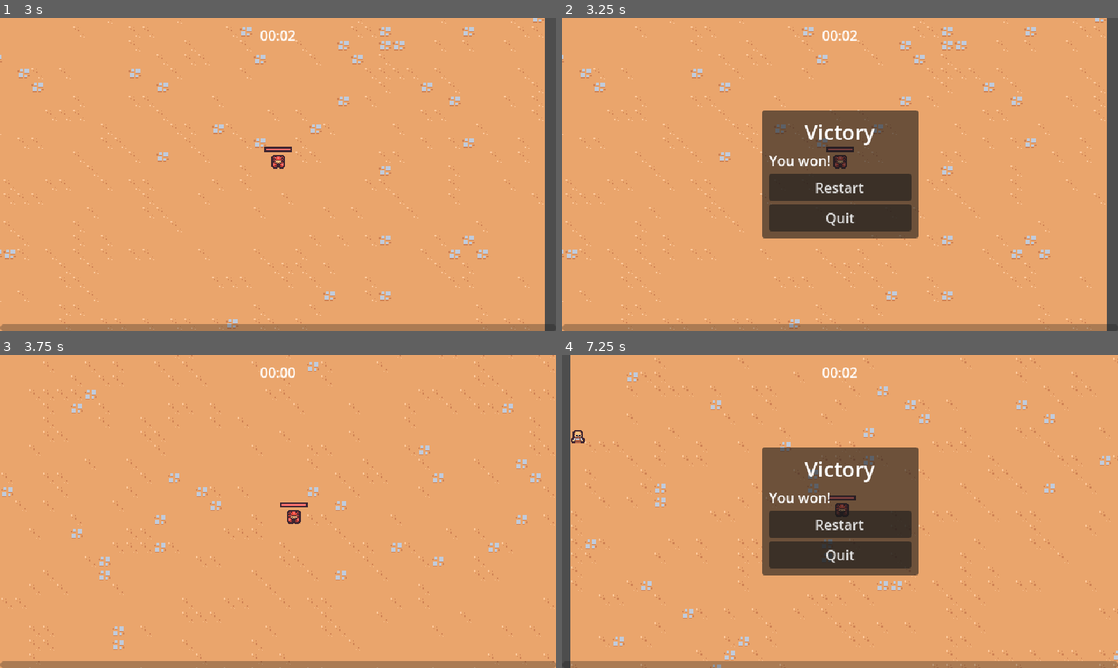
Above: before the commit, frames 1-4 (two rows, left to right).
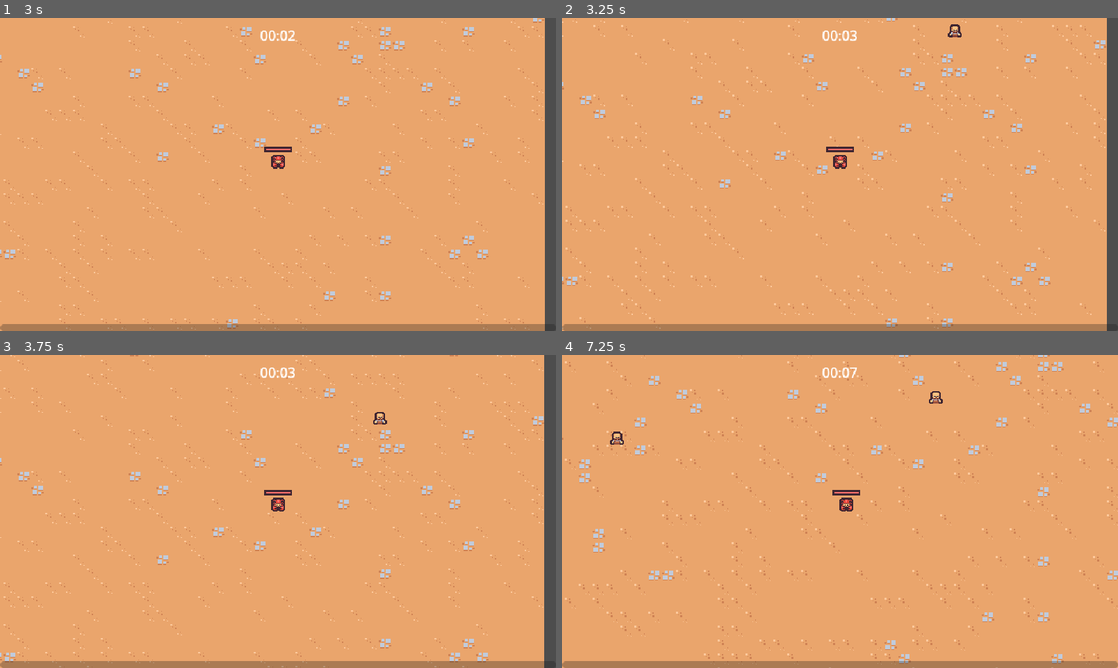
Above: after the commit, the same moments.

Repository: Dommss/2DSurvivorsCourse
Game: Godot game, scene res://scenes/main/main.tscn
Same seed, same stepped clock (60 frames per second), same inputs: the game is played once before the commit and once after it.
Inputs (mouse positions are in pixels of both pictures, inside the frame that each line leads up to):
- Up to frame 1 (3 s): move the mouse to (400, 158) at 0.52 s; press the mouse at (400, 158) at 0.53 s; hold D (move_right) 0.53-1.28 s; move the mouse to (166, 190) at 1.27 s; release the mouse at (166, 190) at 1.28 s; hold S (move_down) 1.28-2.03 s; click (166, 190) at 1.35 s; move the mouse to (333, 105) at 2.02 s; press the mouse at (333, 105) at 2.03 s; hold D (move_right) 2.03-2.78 s; move the mouse to (250, 237) at 2.77 s; release the mouse at (250, 237) at 2.78 s; hold W (move_up) from 2.78 s (still down); click (250, 237) at 2.85 s
- Up to frame 2 (3.25 s): keep holding W (move_up)
- Up to frame 3 (3.75 s): release W (move_up) at 3.5 s; click (278, 524) at 3.5 s, where only the run before the commit has a clickable "Restart"
- Up to frame 4 (7.25 s): move the mouse to (1006, 558) at 4.27 s; press the mouse at (1006, 558) at 4.28 s; hold A (move_left) 4.28-5.78 s; move the mouse to (673, 464) at 5.02 s; release the mouse at (673, 464) at 5.03 s; click (673, 464) at 5.1 s; move the mouse to (867, 511) at 5.77 s; press the mouse at (867, 511) at 5.78 s; hold S (move_down) 5.78-6.53 s; move the mouse to (756, 433) at 6.52 s; release the mouse at (756, 433) at 6.53 s; hold D (move_right) from 6.53 s (still down); click (756, 433) at 6.6 s

Frame 1 is identical in both runs. In frame 2, 15% of the frame differs, in the area x 0-98%, y 0-100%; in frame 3, 6.6%; in frame 4, 17%, in the area x 0-100%, y 0-100%.

Commit message:
creating the end screen

Diff:
--- a/scenes/UI/victory_screen.gd
+++ b/scenes/UI/end_screen.gd
@@ -7,6 +7,11 @@
 	$%QuitButton.pressed.connect(on_quit_button_pressed)
 
 
+func set_defeat():
+	$%TitleLabel.text = "Defeat"
+	$%DescriptionLabel.text = "You lost!"
+
+
 func on_restart_button_pressed():
 	get_tree().paused = false
 	get_tree().change_scene_to_file("res://scenes/main/main.tscn")
--- a/scenes/UI/victory_screen.tscn
+++ b/scenes/UI/end_screen.tscn
@@ -1,10 +1,10 @@
 [gd_scene load_steps=2 format=3 uid="uid://bbu17x8hxx3y5"]
 
-[ext_resource type="Script" path="res://scenes/UI/victory_screen.gd" id="1_qdaox"]
+[ext_resource type="Script" path="res://scenes/UI/end_screen.gd" id="1_qs6tr"]
 
-[node name="VictoryScreen" type="CanvasLayer"]
+[node name="EndScreen" type="CanvasLayer"]
 process_mode = 3
-script = ExtResource("1_qdaox")
+script = ExtResource("1_qs6tr")
 
 [node name="MarginContainer" type="MarginContainer" parent="."]
 anchors_preset = 15
@@ -29,14 +29,16 @@
 [node name="VBoxContainer" type="VBoxContainer" parent="MarginContainer/PanelContainer/MarginContainer"]
 layout_mode = 2
 
-[node name="Label" type="Label" parent="MarginContainer/PanelContainer/MarginContainer/VBoxContainer"]
+[node name="TitleLabel" type="Label" parent="MarginContainer/PanelContainer/MarginContainer/VBoxContainer"]
+unique_name_in_owner = true
 layout_mode = 2
 theme_override_font_sizes/font_size = 24
 text = "Victory"
 horizontal_alignment = 1
 vertical_alignment = 1
 
-[node name="Label2" type="Label" parent="MarginContainer/PanelContainer/MarginContainer/VBoxContainer"]
+[node name="DescriptionLabel" type="Label" parent="MarginContainer/PanelContainer/MarginContainer/VBoxContainer"]
+unique_name_in_owner = true
 layout_mode = 2
 text = "You won!"
 
--- /dev/null
+++ b/scenes/main/main.gd
@@ -0,0 +1,12 @@
+extends Node
+
+@export var end_screen_scene: PackedScene
+
+func _ready():
+	$%Player.health_component.died.connect(on_player_died)
+
+
+func on_player_died():
+	var end_screen_instance = end_screen_scene.instantiate()
+	add_child(end_screen_instance)
+	end_screen_instance.set_defeat()
--- a/scenes/main/main.tscn
+++ b/scenes/main/main.tscn
@@ -1,16 +1,20 @@
-[gd_scene load_steps=10 format=3 uid="uid://br6ltvfygvksh"]
+[gd_scene load_steps=12 format=3 uid="uid://br6ltvfygvksh"]
 
 [ext_resource type="PackedScene" uid="uid://dod467nj3ao68" path="res://scenes/manager/enemy_manager.tscn" id="1_bik3w"]
 [ext_resource type="PackedScene" uid="uid://c2jkcj4oxsdw2" path="res://scenes/game_object/player/player.tscn" id="1_gdhny"]
 [ext_resource type="PackedScene" uid="uid://chulplxyvfpbg" path="res://scenes/UI/arena_time_ui.tscn" id="1_ptkqy"]
 [ext_resource type="TileSet" uid="uid://c1fbdngxwpo85" path="res://resources/tileset.tres" id="1_vnbna"]
+[ext_resource type="Script" path="res://scenes/main/main.gd" id="1_wmfad"]
 [ext_resource type="PackedScene" uid="uid://dmvi8u22dibgq" path="res://scenes/game_object/game_camera/game_camera.tscn" id="1_y277b"]
+[ext_resource type="PackedScene" uid="uid://bbu17x8hxx3y5" path="res://scenes/UI/end_screen.tscn" id="2_t16qy"]
 [ext_resource type="PackedScene" uid="uid://ce645uha2708h" path="res://scenes/manager/arena_time_manager.tscn" id="2_v3yhp"]
 [ext_resource type="PackedScene" uid="uid://b1m3tkddgk87m" path="res://scenes/UI/experience_bar.tscn" id="2_xqdag"]
 [ext_resource type="PackedScene" uid="uid://7ahx8txjwomt" path="res://scenes/manager/experience_manager.tscn" id="3_xwji7"]
 [ext_resource type="PackedScene" uid="uid://bahxt7vy60by0" path="res://scenes/manager/upgrade_manager.tscn" id="6_8son5"]
 
 [node name="Main" type="Node"]
+script = ExtResource("1_wmfad")
+end_screen_scene = ExtResource("2_t16qy")
 
 [node name="ArenaTimeUI" parent="." node_paths=PackedStringArray("arena_time_manager") instance=ExtResource("1_ptkqy")]
 arena_time_manager = NodePath("../ArenaTimeManager")
@@ -38,6 +42,7 @@
 y_sort_enabled = true
 
 [node name="Player" parent="Entities" instance=ExtResource("1_gdhny")]
+unique_name_in_owner = true
 position = Vector2(498, 397)
 
 [node name="Foreground" type="Node2D" parent="." groups=["foreground_layer"]]
--- a/scenes/manager/arena_time_manager.gd
+++ b/scenes/manager/arena_time_manager.gd
@@ -1,6 +1,6 @@
 extends Node
 
-@export var victory_screen_scene: PackedScene
+@export var end_screen_scene: PackedScene
 
 @onready var timer = $Timer
 
@@ -14,5 +14,5 @@
 
 
 func on_timer_timeout():
-	var victory_screen_instance = victory_screen_scene.instantiate()
-	add_child(victory_screen_instance)
+	var end_screen_instance = end_screen_scene.instantiate()
+	add_child(end_screen_instance)
--- a/scenes/manager/arena_time_manager.tscn
+++ b/scenes/manager/arena_time_manager.tscn
@@ -1,13 +1,13 @@
 [gd_scene load_steps=3 format=3 uid="uid://ce645uha2708h"]
 
 [ext_resource type="Script" path="res://scenes/manager/arena_time_manager.gd" id="1_eahm6"]
-[ext_resource type="PackedScene" uid="uid://bbu17x8hxx3y5" path="res://scenes/UI/victory_screen.tscn" id="2_lrgqu"]
+[ext_resource type="PackedScene" uid="uid://bbu17x8hxx3y5" path="res://scenes/UI/end_screen.tscn" id="2_j8eiq"]
 
 [node name="ArenaTimeManager" type="Node"]
 script = ExtResource("1_eahm6")
-victory_screen_scene = ExtResource("2_lrgqu")
+end_screen_scene = ExtResource("2_j8eiq")
 
 [node name="Timer" type="Timer" parent="."]
-wait_time = 3.0
+wait_time = 60.0
 one_shot = true
 autostart = true
